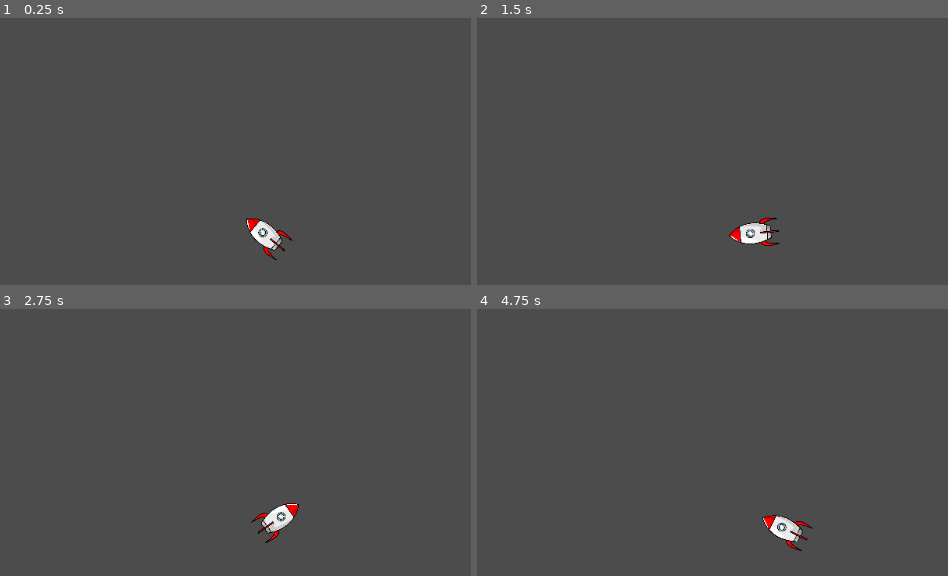
Above: before the commit, frames 1-4 (two rows, left to right).
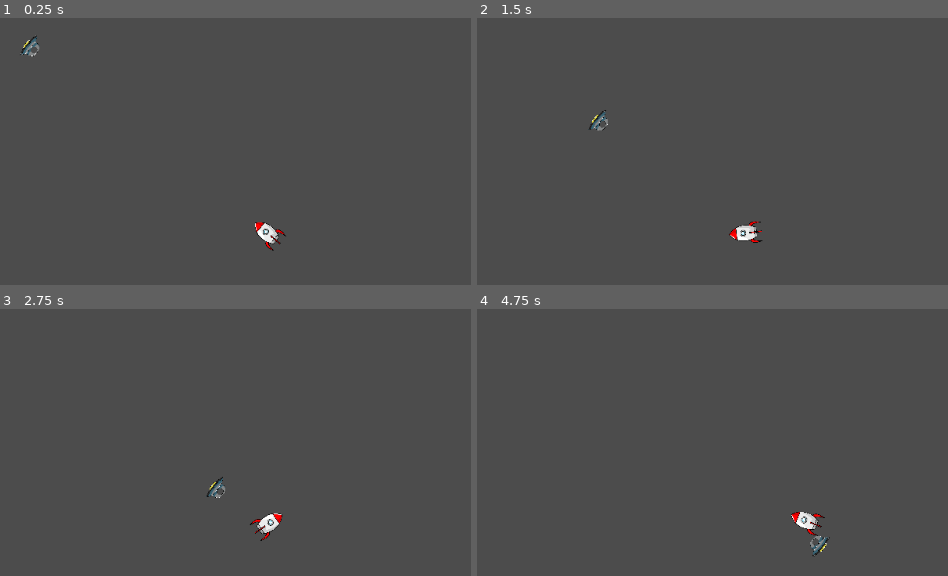
Above: after the commit, the same moments.

Repository: liambrownweb/koules_clone
Game: Godot game, scene res://Game.tscn
Same seed, same stepped clock (60 frames per second), same inputs: the game is played once before the commit and once after it.
Inputs (mouse positions are in pixels of both pictures, inside the frame that each line leads up to):
- Up to frame 1 (0.25 s): no input
- Up to frame 2 (1.5 s): move the mouse to (outside the picture) at 0.52 s; click (outside the picture) at 0.67 s; move the mouse to (679, 239) at 1.27 s; click (679, 239) at 1.42 s
- Up to frame 3 (2.75 s): move the mouse to (442, 405) at 2.02 s; click (442, 405) at 2.17 s
- Up to frame 4 (4.75 s): move the mouse to (outside the picture) at 2.77 s; click (outside the picture) at 2.92 s; move the mouse to (outside the picture) at 3.52 s; click (outside the picture) at 3.67 s; move the mouse to (599, 437) at 4.27 s; click (599, 437) at 4.42 s

The runs differ from the first frame. In frame 1, 0.7% of the frame differs, in the area x 4-62%, y 6-91%; in frame 2, 0.7%; in frame 3, 0.8%; in frame 4, 1.1%, in the area x 60-75%, y 76-93%.

Commit message:
Now we have an alien ship that tries to crash into the player ship. If the player sits still, the alien (being an idiot) may end up just orbiting the player.

Diff:
--- /dev/null
+++ b/Alien.gd
@@ -0,0 +1,64 @@
+extends RigidBody2D
+
+var delta_vector = Vector2(0.0, 0.0)
+var linear_velocity_magnitude
+var target
+var thrust_factor = 30
+var unit_linear_velocity = Vector2(0.0, 0.0)
+var unit_vector_to_target = Vector2(0.0, 0.0)
+var vector_to_target = Vector2(0.0, 0.0)
+
+var sprite
+var thrust_line
+var velocity_line
+
+func _ready():
+	# Called every time the node is added to the scene.
+	# Initialization here
+	pass
+
+func _process(delta):
+	sprite = get_node("Sprite")
+	if target != null:
+		moveToTarget()
+		rotateTowardTarget()
+
+func calculateVectorMagnitude(vector):
+	var magnitude = sqrt(pow(vector[0], 2) + pow(vector[1], 2))
+	return magnitude
+
+func calculateUnitVector(vector):
+	var unit_vector
+	var magnitude = calculateVectorMagnitude(vector)
+	if (magnitude > 0):
+		unit_vector = -(vector / magnitude)
+	else:
+		unit_vector = vector
+	return unit_vector
+
+func killme():
+	print("Alien died")
+
+func moveToTarget():
+	vector_to_target = self.position - target.position
+	unit_vector_to_target = calculateUnitVector(vector_to_target)
+	unit_linear_velocity = calculateUnitVector(self.linear_velocity)
+	linear_velocity_magnitude = calculateVectorMagnitude(self.linear_velocity)
+	if linear_velocity_magnitude == 0:
+		delta_vector = unit_vector_to_target
+	elif linear_velocity_magnitude < 100:
+		delta_vector = thrust_factor * (unit_vector_to_target - unit_linear_velocity)
+	else:
+		delta_vector = Vector2(0, 0)
+	self.set_applied_force(delta_vector)
+
+func rotateTowardTarget():
+	var deg_direction = 180-rad2deg(atan2(unit_vector_to_target[0], unit_vector_to_target[1]))
+	sprite.rotation_degrees = deg_direction
+
+func setTarget(node):
+	target = node
+#func _process(delta):
+#	# Called every frame. Delta is time since last frame.
+#	# Update game logic here.
+#	pass
--- a/Game.gd
+++ b/Game.gd
@@ -7,10 +7,11 @@
 var mouse_position
 var player
 var screen_size
-var thrust_factor = 0.1
+var thrust_factor = 0
+var thrust_max = 30
 var unit_vector
-var velocity = Vector2(0.0, 0.0)
 var collision
+var npcs
 
 func _ready():
     screen_size = get_viewport_rect().size
@@ -18,30 +19,30 @@
 
 func _process(delta):
 	player = get_node("Player")
+	npcs = get_node("Alien")
 	set_process_input(true)
 
+	npcs.setTarget(player)
 	# Ship rotation based on mouse position
 	mouse_position = get_local_mouse_position()
 	direction[0] = player.position[0] - mouse_position[0]
 	direction[1] = player.position[1] - mouse_position[1]
 	magnitude = sqrt(pow(direction[0], 2) + pow(direction[1], 2))
-	unit_vector = -thrust_factor * (direction / magnitude)
+	unit_vector = -(direction / magnitude)
 	deg_direction = -rad2deg(atan2(direction[0], direction[1]))
 	player.rotation_degrees = deg_direction
 
 	# Thrust control
-	if Input.is_mouse_button_pressed(BUTTON_LEFT):
-		velocity += unit_vector
+	if Input.is_mouse_button_pressed(BUTTON_LEFT) && thrust_factor < thrust_max:
+		thrust_factor += 1
 	else:
-		velocity *= .99
-	if (velocity != zero_velocity):
-		collision = get_node("Player").move_and_collide(velocity)
-	if collision != null:
-		print(collision.normal)
+		thrust_factor *= .1
+	player.set_applied_force(unit_vector * thrust_factor)
+	if collision == null:
+		doNothing()
+	elif ("deadly" in collision.collider):
 		player.killme()
-		if collision.normal[0] != 0:
-			velocity[0] *= -abs(collision.normal[0])
-		if collision.normal[1] != 0:
-			velocity[1] *= -abs(collision.normal[1])
 
+func doNothing():
+	return
 # func _input(event):
--- a/Game.tscn
+++ b/Game.tscn
@@ -1,8 +1,11 @@
-[gd_scene load_steps=5 format=2]
+[gd_scene load_steps=8 format=2]
 
 [ext_resource path="res://Game.gd" type="Script" id=1]
-[ext_resource path="res://Player.gd" type="Script" id=2]
-[ext_resource path="res://Cartoon_Moon_Rocket.png" type="Texture" id=3]
+[ext_resource path="res://Walls.gd" type="Script" id=2]
+[ext_resource path="res://Player.gd" type="Script" id=3]
+[ext_resource path="res://Cartoon_Moon_Rocket.png" type="Texture" id=4]
+[ext_resource path="res://Alien.gd" type="Script" id=5]
+[ext_resource path="res://UFO_SU.png" type="Texture" id=6]
 
 [sub_resource type="RectangleShape2D" id=1]
 
@@ -13,28 +16,6 @@
 
 position = Vector2( 32, 33 )
 script = ExtResource( 1 )
-
-[node name="Player" type="KinematicBody2D" parent="."]
-
-position = Vector2( 356.794, 289.759 )
-scale = Vector2( 0.575659, 0.999696 )
-input_pickable = false
-collision_layer = 1
-collision_mask = 1
-collision/safe_margin = 0.08
-script = ExtResource( 2 )
-
-[node name="Ship" type="Sprite" parent="Player"]
-
-position = Vector2( -0.534348, -0.125018 )
-scale = Vector2( 0.136645, 0.0796875 )
-texture = ExtResource( 3 )
-region_rect = Rect2( 0, 0, 480, 800 )
-
-[node name="CollisionPolygon2D" type="CollisionPolygon2D" parent="Player"]
-
-build_mode = 0
-polygon = PoolVector2Array( -0.515076, -31.9222, -16.6672, -20.1022, -23.3973, -7.70093, -23.3973, 0.243652, -21.3784, 8.38202, -29.4544, 10.5135, -32.1464, 31.4407, 28.4243, 31.8282, 30.4434, 16.1328, 26.7418, 9.54465, 21.0212, 8.38202, 23.0403, -2.85666, 21.6943, -10.0262, 15.9737, -19.9084 )
 
 [node name="Walls" type="StaticBody2D" parent="."]
 
@@ -47,27 +28,102 @@
 constant_angular_velocity = 0.0
 friction = 0.0
 bounce = 1.0
+script = ExtResource( 2 )
 
-[node name="bottom" type="CollisionShape2D" parent="Walls"]
+[node name="Bottom" type="CollisionShape2D" parent="Walls"]
 
-position = Vector2( -0.211905, 32.7486 )
+position = Vector2( -0.487291, 32.8442 )
 scale = Vector2( 6.71202, 0.0704703 )
 shape = SubResource( 1 )
 
 [node name="Top" type="CollisionShape2D" parent="Walls"]
 
-position = Vector2( -0.142383, -32.9161 )
+position = Vector2( -0.19198, -32.8418 )
 scale = Vector2( 6.66022, 0.0704703 )
 shape = SubResource( 1 )
 
 [node name="Left" type="CollisionShape2D" parent="Walls"]
 
-position = Vector2( -32.6274, -0.239429 )
+position = Vector2( -32.4494, -0.384157 )
 scale = Vector2( 0.124164, 2.57868 )
 shape = SubResource( 1 )
 
 [node name="Right" type="CollisionShape2D" parent="Walls"]
 
-position = Vector2( 32.8722, 0.156034 )
+position = Vector2( 32.3601, 0.156031 )
 scale = Vector2( 0.124164, 2.58755 )
 shape = SubResource( 1 )
+
+[node name="Player" type="RigidBody2D" parent="."]
+
+position = Vector2( 358.794, 287.759 )
+input_pickable = false
+collision_layer = 1
+collision_mask = 1
+mode = 0
+mass = 0.1
+friction = 1.0
+bounce = 1.0
+gravity_scale = 0.0
+custom_integrator = false
+continuous_cd = 0
+contacts_reported = 0
+contact_monitor = true
+sleeping = false
+can_sleep = true
+linear_velocity = Vector2( 0, 0 )
+linear_damp = -1.0
+angular_velocity = 0.0
+angular_damp = -1.0
+script = ExtResource( 3 )
+
+[node name="Ship" type="Sprite" parent="Player"]
+
+position = Vector2( 0.00808644, 0.240998 )
+scale = Vector2( 0.0597589, 0.0524996 )
+texture = ExtResource( 4 )
+region_rect = Rect2( 0, 0, 480, 800 )
+
+[node name="CollisionPolygon2D" type="CollisionPolygon2D" parent="Player"]
+
+position = Vector2( 0.438416, -0.615509 )
+scale = Vector2( 0.462627, 0.635885 )
+build_mode = 0
+polygon = PoolVector2Array( -0.515076, -31.9222, -16.6672, -20.1022, -23.3973, -7.70093, -23.3973, 0.243652, -21.3784, 8.38202, -29.4544, 10.5135, -32.1464, 31.4407, 28.4243, 31.8282, 30.4434, 16.1328, 26.7418, 9.54465, 21.0212, 8.38202, 23.0403, -2.85666, 21.6943, -10.0262, 15.9737, -19.9084 )
+
+[node name="Alien" type="RigidBody2D" parent="."]
+
+position = Vector2( 53.7899, 39.4935 )
+input_pickable = false
+collision_layer = 1
+collision_mask = 1
+mode = 0
+mass = 0.03
+friction = 0.0
+bounce = 1.0
+gravity_scale = 0.0
+custom_integrator = false
+continuous_cd = 0
+contacts_reported = 0
+contact_monitor = false
+sleeping = false
+can_sleep = true
+linear_velocity = Vector2( 0, 0 )
+linear_damp = 2.0
+angular_velocity = 0.0
+angular_damp = -1.0
+script = ExtResource( 5 )
+
+[node name="Sprite" type="Sprite" parent="Alien"]
+
+position = Vector2( -13.8292, -3.40463 )
+scale = Vector2( 0.0285982, 0.0280492 )
+texture = ExtResource( 6 )
+
+[node name="CollisionPolygon2D" type="CollisionPolygon2D" parent="Alien"]
+
+visible = false
+position = Vector2( -14.4076, -3.14014 )
+scale = Vector2( 0.479799, 0.290124 )
+build_mode = 0
+polygon = PoolVector2Array( -7.28655, -30.0751, -14.749, -18.4846, -15.6269, -0.454998, -29.0886, 11.3501, -29.9666, 15.2136, -15.9196, 23.5845, -10.652, 23.5845, -7.14022, 29.5944, 11.5891, 29.1651, 15.6861, 23.7992, 32.6595, 19.5064, 32.9522, 13.7111, 20.3684, -0.24036, 20.2221, -15.2651, 14.9545, -29.6458, 1.63914, -32.4361 )
--- a/Player.gd
+++ b/Player.gd
@@ -1,4 +1,4 @@
-extends KinematicBody2D
+extends RigidBody2D
 
 # class member variables go here, for example:
 var ship_sprite
@@ -10,7 +10,7 @@
 
 func _process(delta):
 	if Input.is_mouse_button_pressed(BUTTON_LEFT):
-		print("click")
+		pass
 
 func callme():
 	print ("You called?")
--- /dev/null
+++ b/Walls.gd
@@ -0,0 +1,16 @@
+extends StaticBody2D
+
+# class member variables go here, for example:
+# var a = 2
+# var b = "textvar"
+var deadly
+
+func _ready():
+	# Called every time the node is added to the scene.
+	# Initialization here
+	deadly = true
+
+#func _process(delta):
+#	# Called every frame. Delta is time since last frame.
+#	# Update game logic here.
+#	pass
--- a/project.godot
+++ b/project.godot
@@ -10,7 +10,7 @@
 
 [application]
 
-config/name="New Game Project"
+config/name="Koules copy"
 run/main_scene="res://Game.tscn"
 config/icon="res://icon.png"
 
Binary file added: UFO_SU.png
Not shown, added: UFO_SU.png.import
Not shown, added: export_presets.cfg
Not shown, added: .gitignore
